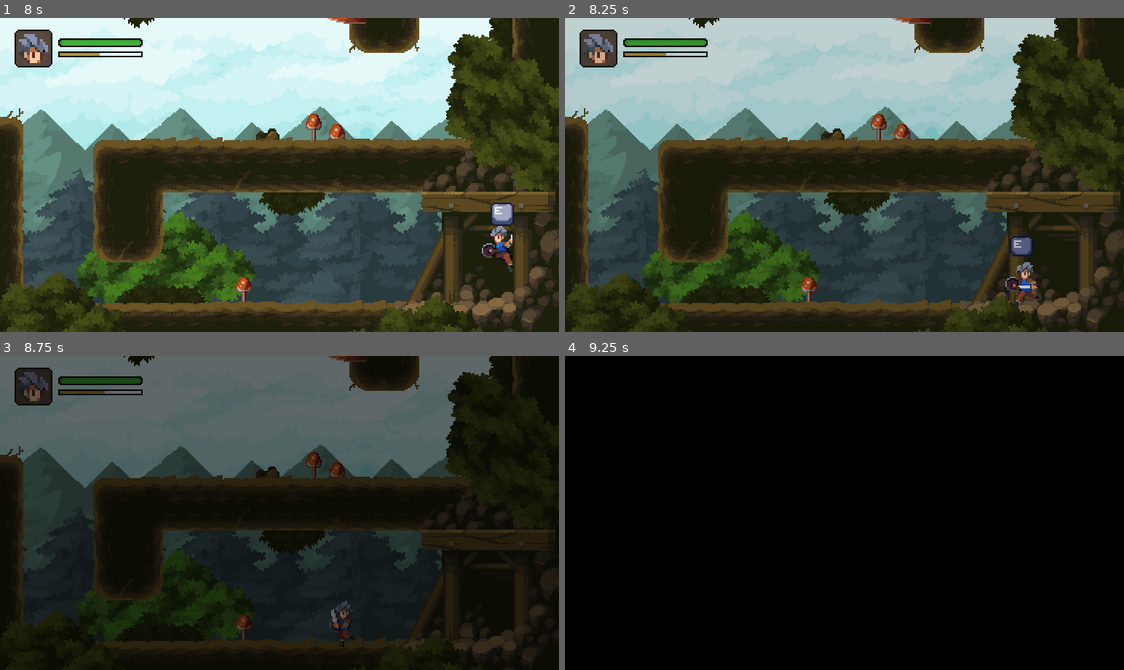
Above: before the commit, frames 1-4 (two rows, left to right).
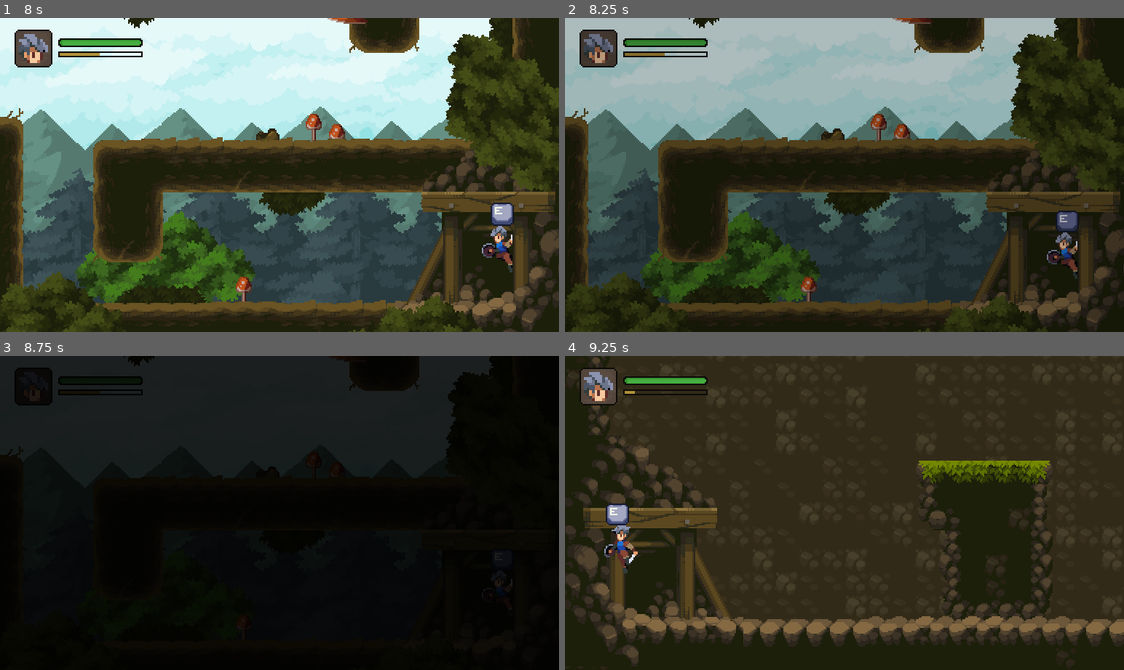
Above: after the commit, the same moments.

Repository: ukagaka/rpg-adventure
Game: Godot game, scene res://worlds/forest.tscn
Same seed, same stepped clock (60 frames per second), same inputs: the game is played once before the commit and once after it.
Inputs:
- Up to frame 1 (8 s): hold A (attack) 0.53-1.28 s; hold Right (move_right) 0.53-2.03 s; tap Space (jump) at 0.77, 1.52, 3.02, 3.77, 4.52, 6.02, 6.77, 7.52 s; tap E (interact) at 1.35, 5.85 s; hold Z (slide) 2.03-2.78 s; hold Left (move_left) 2.03-4.28 s; tap A (attack) at 2.85, 7.35 s; hold E (interact) 3.53-4.28 s; hold Right (move_right) from 4.28 s (still down); tap Z (slide) at 4.35 s; hold A (attack) 5.03-5.78 s; hold Z (slide) 6.53-7.28 s
- Up to frame 2 (8.25 s): release Right (move_right) at 8.03 s; hold Left (move_left) from 8.03 s (still down); hold E (interact) from 8.03 s (still down)
- Up to frame 3 (8.75 s): keep holding Left (move_left); keep holding E (interact)
- Up to frame 4 (9.25 s): keep holding Left (move_left); release E (interact) at 8.78 s; tap Z (slide) at 8.85 s; tap Space (jump) at 9.02 s

Frame 1 is identical in both runs. In frame 2, 1.2% of the frame differs, in the area x 17-92%, y 11-92%; in frame 3, 45%; in frame 4, 100%, in the area x 0-100%, y 0-100%.

Commit message:
16:转场效果-转场时暂停所有功能

Diff:
--- a/globals/game.gd
+++ b/globals/game.gd
@@ -8,9 +8,11 @@
 
 func change_scene(path: String, entry_point: String) -> void:
 	var tree := get_tree()
+	tree.paused = true
 
 	var tween := create_tween()
-	tween.tween_property(color_rect, "color:a", 1, 1.2)
+	tween.set_pause_mode(Tween.TWEEN_PAUSE_PROCESS)
+	tween.tween_property(color_rect, "color:a", 1, 0.8)
 	await tween.finished
 
 	tree.change_scene_to_file(path)
@@ -22,5 +24,6 @@
 			tree.current_scene.update_player(node.global_position, node.direction)
 			break
 
+	tree.paused = false
 	tween = create_tween()
 	tween.tween_property(color_rect, "color:a", 0, 0.2)
